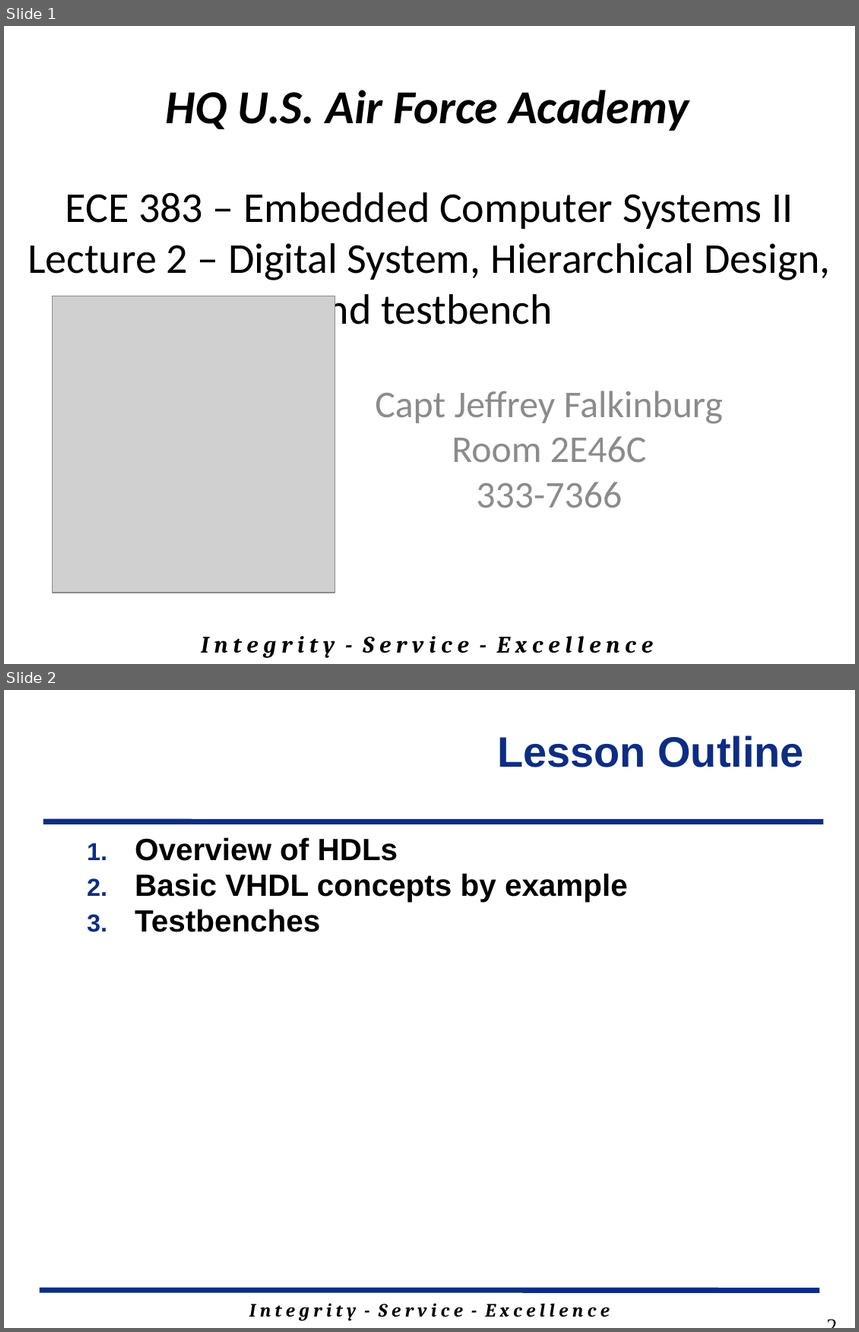
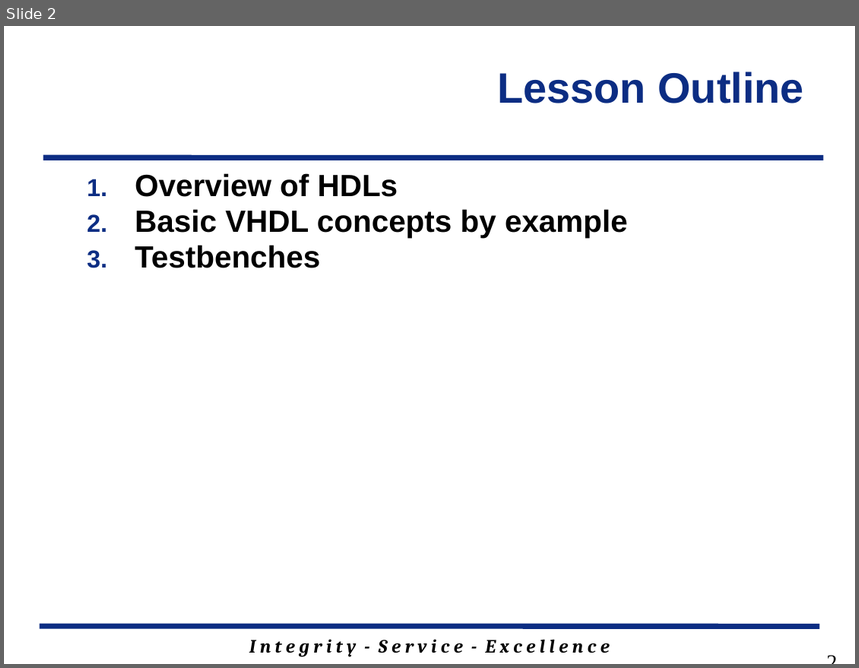
Before and after one commit to jfalkinburg/ECE383_web, a slide deck: lecture/slides/ECE_383_Lec2.pptx. Shown one above the other, each under a label of ours: slides 1 and 2 before the commit, slide 2 after it. The pictures are 859x1332 and 859x668 pixels, drawn with LibreOffice and Linux fonts; fonts in the diff are those of the drawing; grey boxes stand for pictures; background and template pictures are left out. Boxes give left, top, right and bottom in pixels: in the first picture for what was removed or moved away, otherwise in the second. Text is boxed around its words. In the diff, an @@ line names an element or a change of style, - is before the commit and + after.

```diff
--- a/lecture/slides/ECE_383_Lec2.pptx
+++ b/lecture/slides/ECE_383_Lec2.pptx
@@ slide 1 removed at (4, 26, 855, 664), background #FFFFFF @@
@@ text removed at (165, 90, 689, 131) @@
-HQ U.S. Air Force Academy
@@ title removed at (28, 192, 831, 335) @@
-ECE 383 – Embedded Computer Systems II
-Lecture 2 – Digital System, Hierarchical Design, and testbench
@@ picture removed at (53, 297, 335, 594) @@
@@ subtitle removed at (375, 391, 723, 508) @@
-Capt Jeffrey Falkinburg
-Room 2E46C
-333-7366
@@ text removed at (201, 636, 653, 658) @@
-I n t e g r i t y - S e r v i c e - E x c e l l e n c e
```
Also in this commit, not shown: 13 slides changed, 1 slide added, 1 other slide removed, 5 other files.
